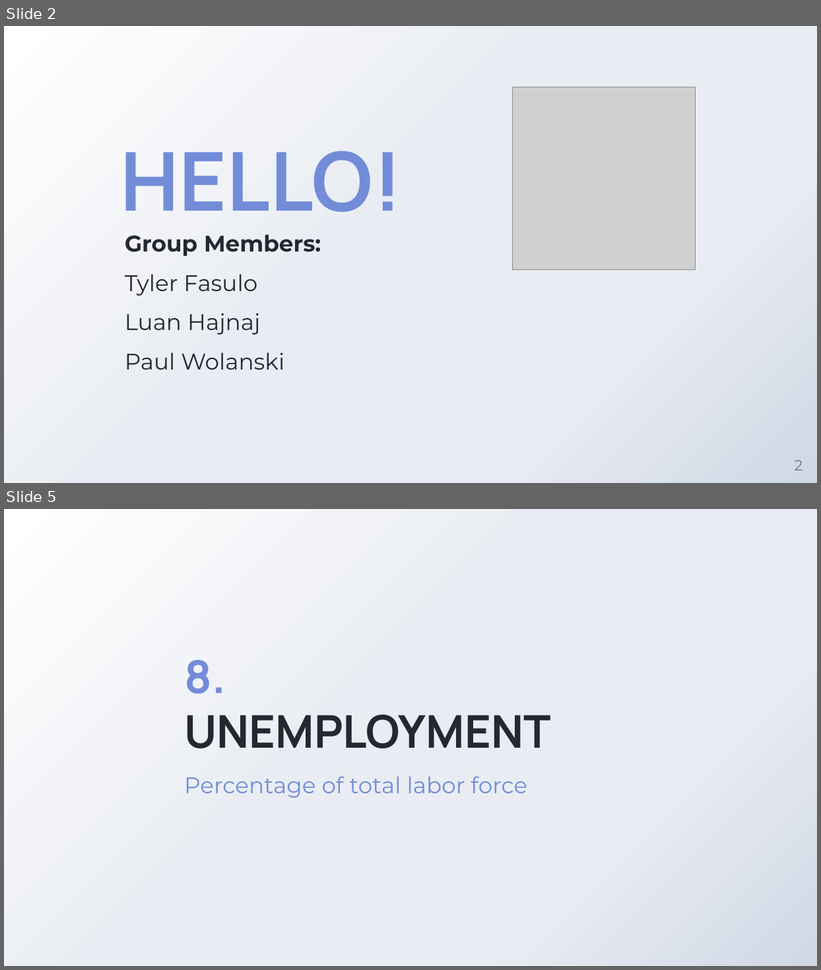
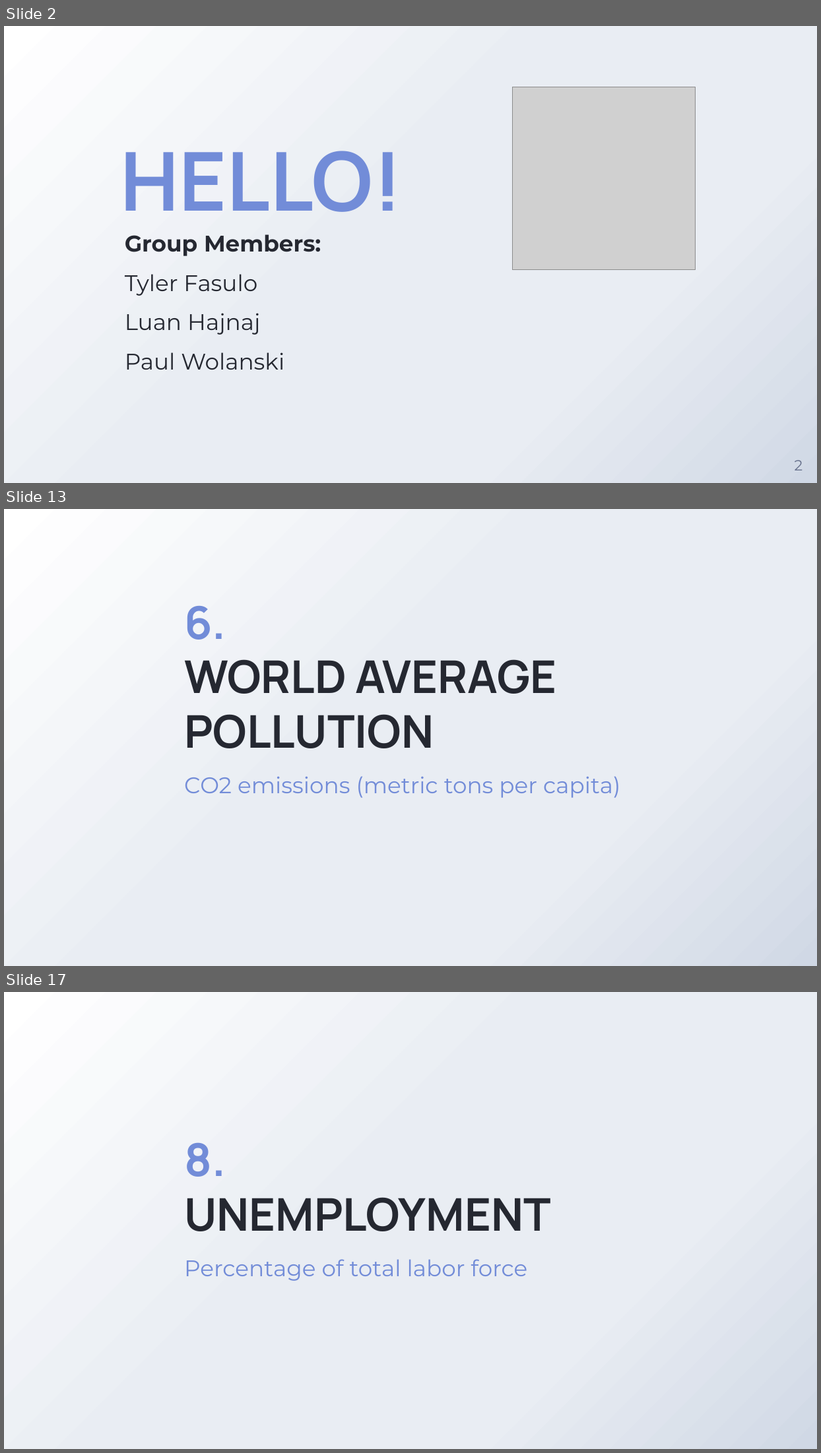
Before and after one commit to pwolanski7/LifeExpectancyProject, a slide deck: Presentation_Draft.pptx. Shown one above the other, each under a label of ours: slides 2 and 5 before the commit, slides 2, 13 and 17 after it; the slides between them are not shown. The pictures are 821x970 and 821x1453 pixels, drawn with LibreOffice and Linux fonts; fonts in the diff are those of the drawing; grey boxes stand for pictures; background and template pictures are left out. Boxes give left, top, right and bottom in pixels: in the first picture for what was removed or moved away, otherwise in the second. Text is boxed around its words. In the diff, an @@ line names an element or a change of style, - is before the commit and + after.

```diff
--- a/Presentation_Draft.pptx
+++ b/Presentation_Draft.pptx
@@ slide 13 added at [4, 509, 817, 966], background gradient #FFFFFF to #E9EDF3 to #D0D8E5 @@
@@ title added at [184, 606, 557, 749], 40 pt, text #252831, bold @@
+6.
+WORLD AVERAGE POLLUTION
@@ subtitle added at [184, 776, 620, 798], 20 pt, text #728CD8 @@
+CO2 emissions (metric tons per capita)
@@ what was slide 5 is now slide 17 @@
```
Also in this commit, not shown: 3 slides changed, 11 other slides added, 1 other file.
